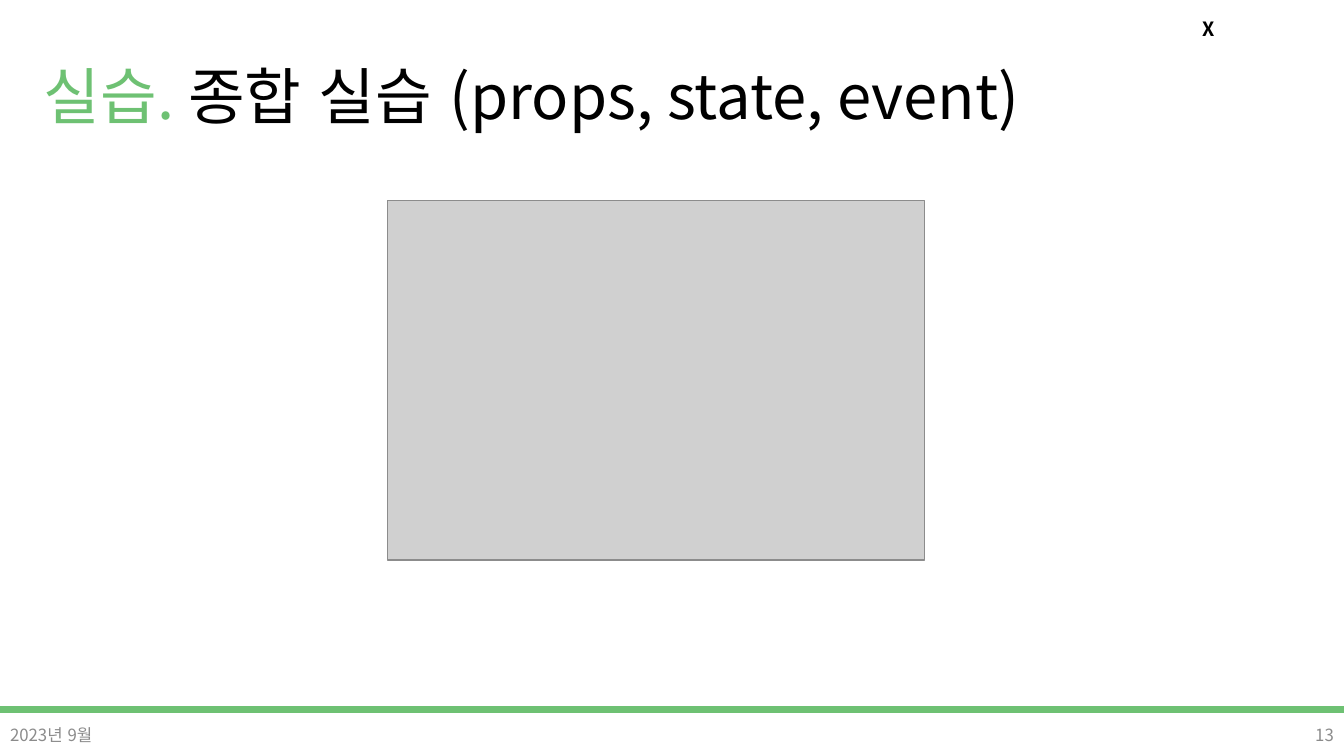
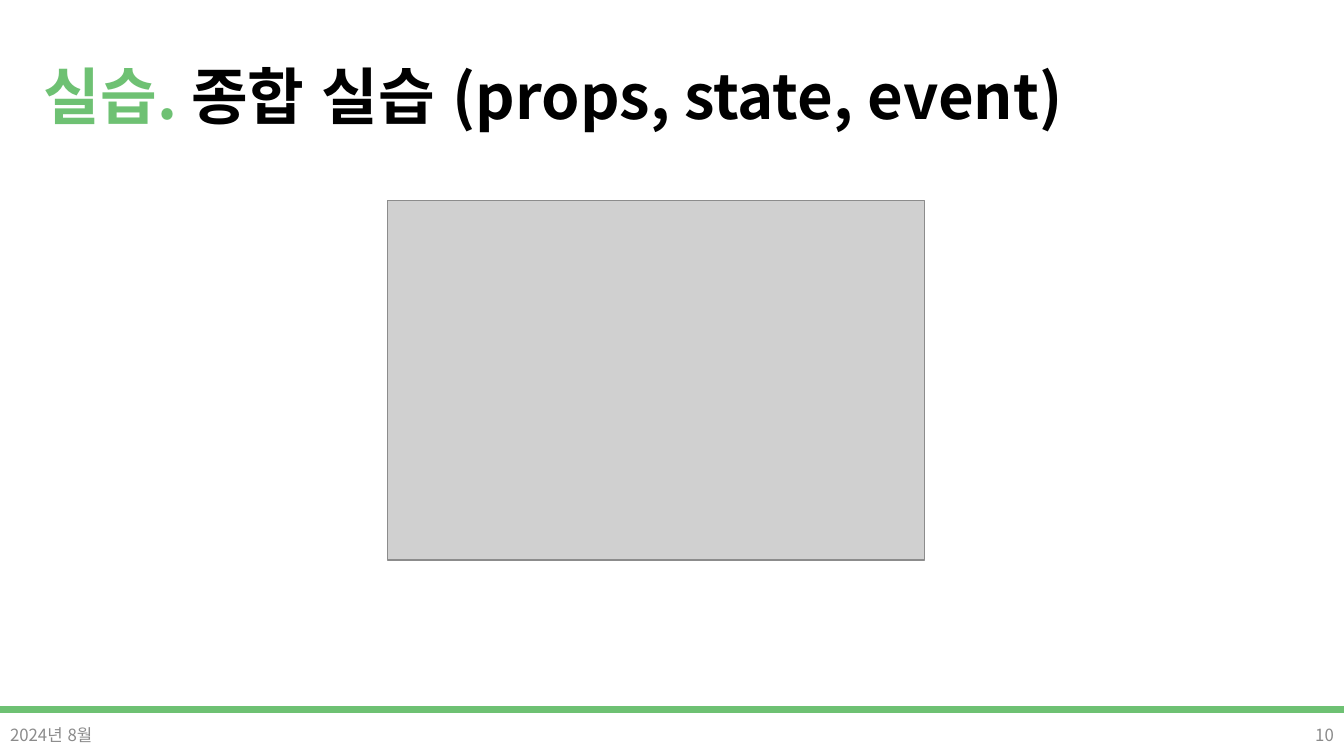
Before and after one commit to DevDamon0527/SeSAC_Yeongdeungpo_Campus_6th, a slide deck: slide 10 of material/[SeSAC_YDP_6] 25_React_Event_handling.pptx (slide 13 before the commit). Drawn at 1344x756 pixels with LibreOffice and Linux fonts; fonts in the diff are those of the drawing; grey boxes stand for pictures; background and template pictures are left out. Boxes give left, top, right and bottom in pixels: in the first picture for what was removed or moved away, otherwise in the second. Text is boxed around its words. In the diff, an @@ line names an element or a change of style, - is before the commit and + after.

```diff
--- a/material/[SeSAC_YDP_6] 25_React_Event_handling.pptx
+++ b/material/[SeSAC_YDP_6] 25_React_Event_handling.pptx
@@ title "실습. 종합 실습 (props, state, ..." at (44,67,1063,133): bold on @@
@@ text removed at (1202,21,1214,36) @@
-X
@@ text at (10,727,93,742): text changed @@
-2023년 9월
+2024년 8월
@@ page number at (1315,728,1334,741): text changed @@
-13
+10
```
Also in this commit, not shown: 10 other slides changed, 2 slides removed, 4 other files.
